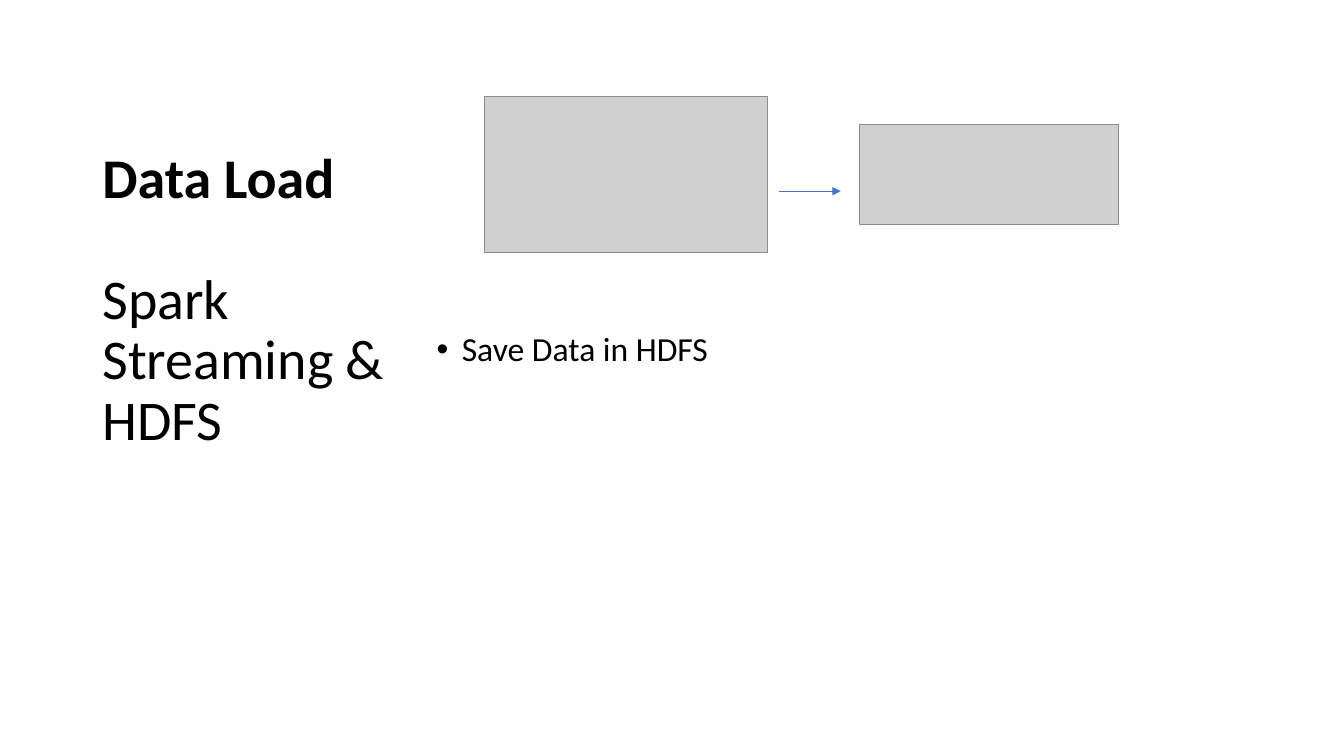
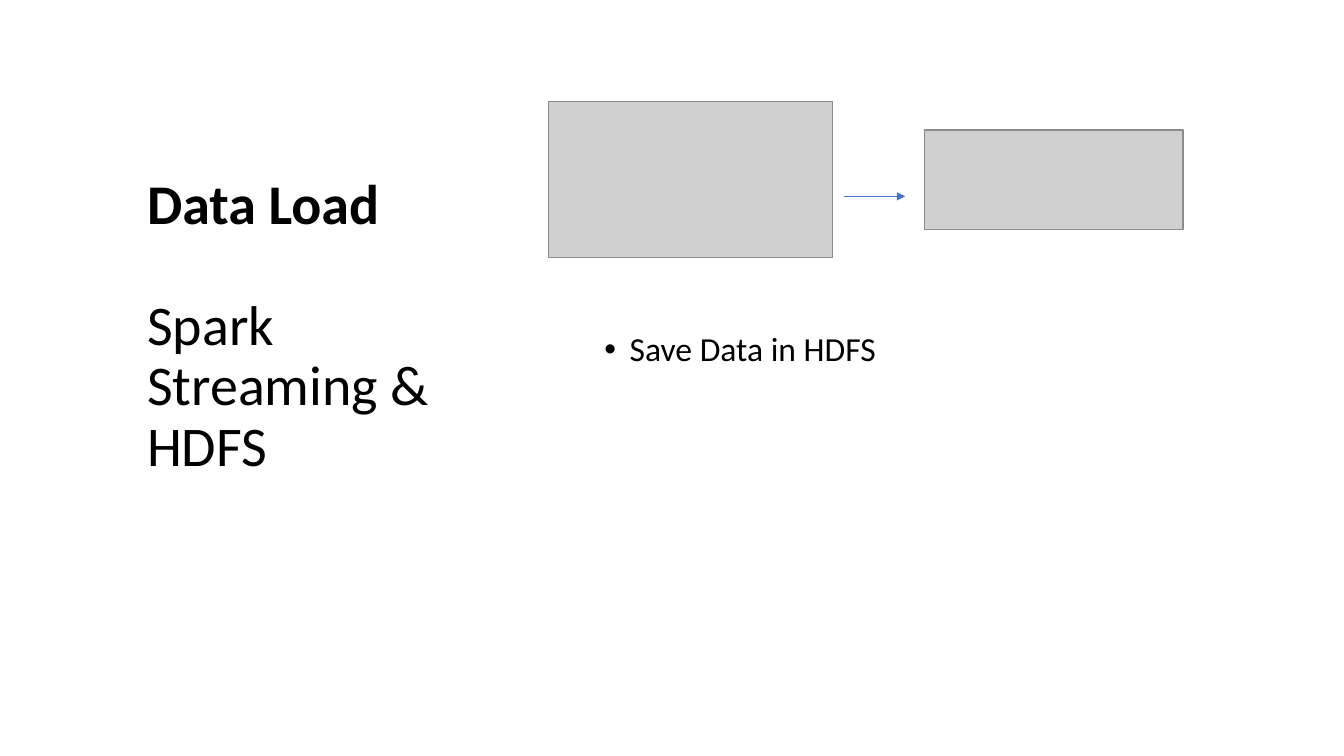
Before and after one commit to discit/cs523bdt, a slide deck: slide 6 of slides.pptx. Drawn at 1344x756 pixels with LibreOffice and Linux fonts; fonts in the diff are those of the drawing; grey boxes stand for pictures. Boxes give left, top, right and bottom in pixels: in the first picture for what was removed or moved away, otherwise in the second. Text is boxed around its words. In the diff, an @@ line names an element or a change of style, - is before the commit and + after.

```diff
--- a/slides.pptx
+++ b/slides.pptx
@@ title "Data Load Spark Streaming & ...": place and size @@
-title "Data Load Spark Streaming & ..." at bbox=[102, 158, 334, 441]
+title "Data Load Spark Streaming & ..." at bbox=[147, 184, 379, 467]
@@ 2 pictures, 1 arrow: place and size @@
-2 pictures, 1 arrow at bbox=[484, 96, 1119, 252]
+2 pictures, 1 arrow at bbox=[548, 102, 1184, 258]
@@ text "Save Data in HDFS": place and size @@
-text "Save Data in HDFS" at bbox=[462, 338, 708, 362]
+text "Save Data in HDFS" at bbox=[630, 338, 876, 362]
```
Also in this commit, not shown: 3 other slides changed, 1 slide added, 1 other file.
